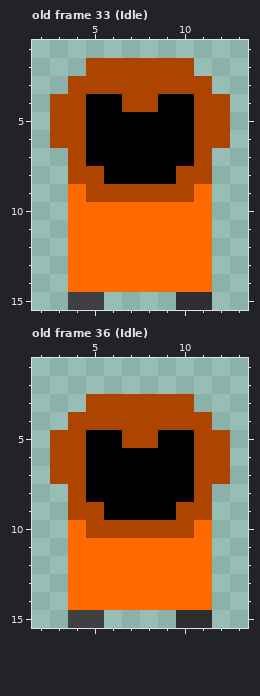
File history of a pixel-art file, Aseprite/player.aseprite. This is how it looked before the edit.
16x16 pixels, 36 frames. Shown: old frame 33 (Idle): x 2..13, y 1..15; old frame 36 (Idle): x 2..13, y 1..15.
And afterwards:
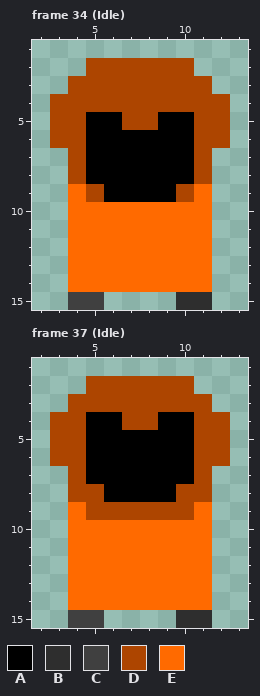
Palette (. is transparent): A #000000  B #2e2e2e  C #404040  D #ad4500  E #ff6a00
A new or re-ordered frame is compared with the old frame closest to it.
Diff:
frames 36 -> 37
--- frame 34 (Idle) is new; against old frame 33 (Idle)
@@ x 2..13 @@
  3 ..DDDDDDDD..
- 4 .DDAADDAADD.
- 5 .DDAAAAAADD.
+ 4 .DDDDDDDDDD.
+ 5 .DDAADDAADD.
  6 .DDAAAAAADD.
  7 ..DAAAAAAD..
- 8 ..DDAAAADD..
- 9 ..EDDDDDDE..
+ 8 ..DAAAAAAD..
+ 9 ..EDAAAADE..
 10 ..EEEEEEEE..
--- frame 37 (Idle) against old frame 36 (Idle)
@@ x 2..13 @@
  1 ............
- 2 ............
- 3 ...DDDDDD...
- 4 ..DDDDDDDD..
- 5 .DDAADDAADD.
+ 2 ...DDDDDD...
+ 3 ..DDDDDDDD..
+ 4 .DDAADDAADD.
+ 5 .DDAAAAAADD.
  6 .DDAAAAAADD.
- 7 .DDAAAAAADD.
- 8 ..DAAAAAAD..
- 9 ..DDAAAADD..
-10 ..EDDDDDDE..
+ 7 ..DAAAAAAD..
+ 8 ..DDAAAADD..
+ 9 ..EDDDDDDE..
+10 ..EEEEEEEE..
 11 ..EEEEEEEE..
